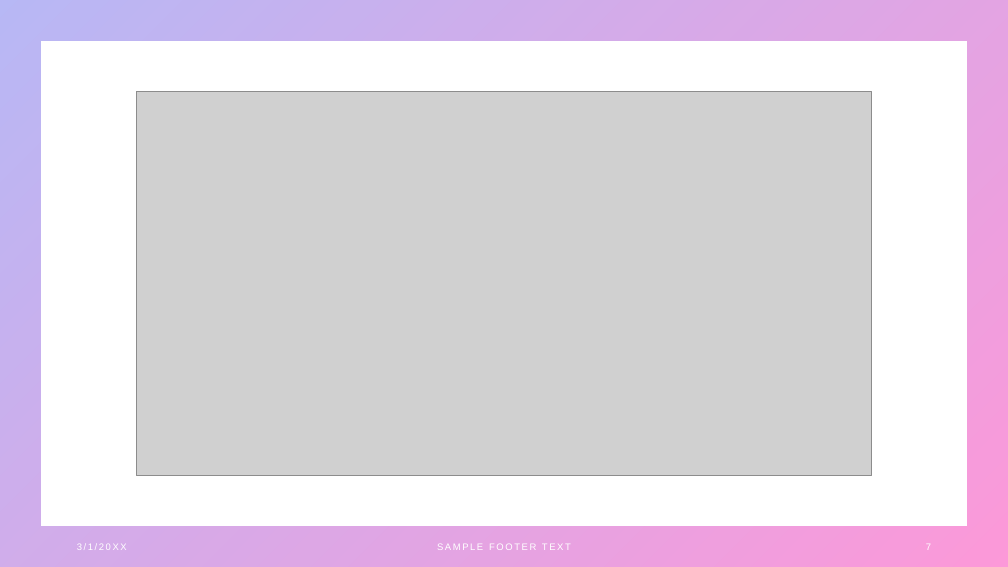
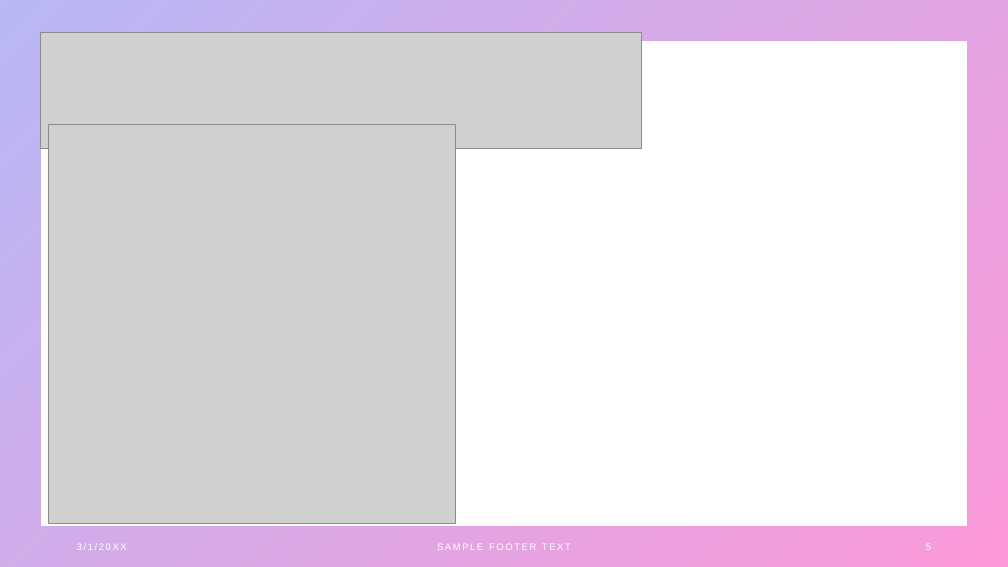
Before and after one commit to futureappdevelopers22/03-12-22-workshop1, a slide deck: slide 5 of PPTS/Modern JavaScript Tutorial-14-12-2022.pptx (slide 7 before the commit). Drawn at 1008x567 pixels with LibreOffice and Linux fonts; fonts in the diff are those of the drawing; grey boxes stand for pictures. Boxes give left, top, right and bottom in pixels: in the first picture for what was removed or moved away, otherwise in the second. Text is boxed around its words. In the diff, an @@ line names an element or a change of style, - is before the commit and + after.

```diff
--- a/PPTS/Modern JavaScript Tutorial-14-12-2022.pptx
+++ b/PPTS/Modern JavaScript Tutorial-14-12-2022.pptx
@@ picture added at <box>41,33,642,148</box> @@
@@ picture removed at <box>136,91,872,476</box> @@
@@ picture added at <box>49,125,456,524</box> @@
@@ page number at <box>926,544,931,550</box>: text changed @@
-7
+5
```
Also in this commit, not shown: 25 other slides changed, 1 slide added, 9 slides removed.
